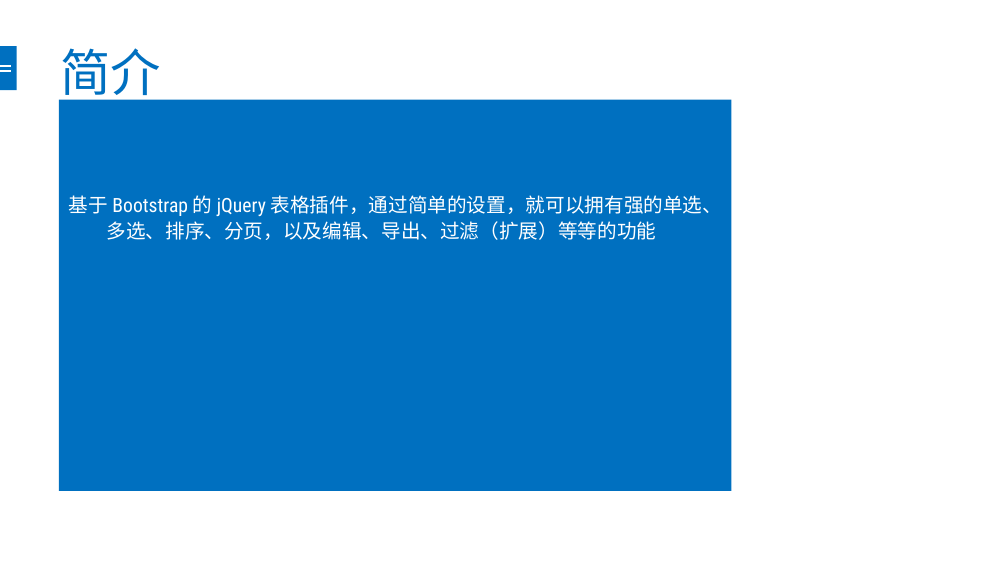
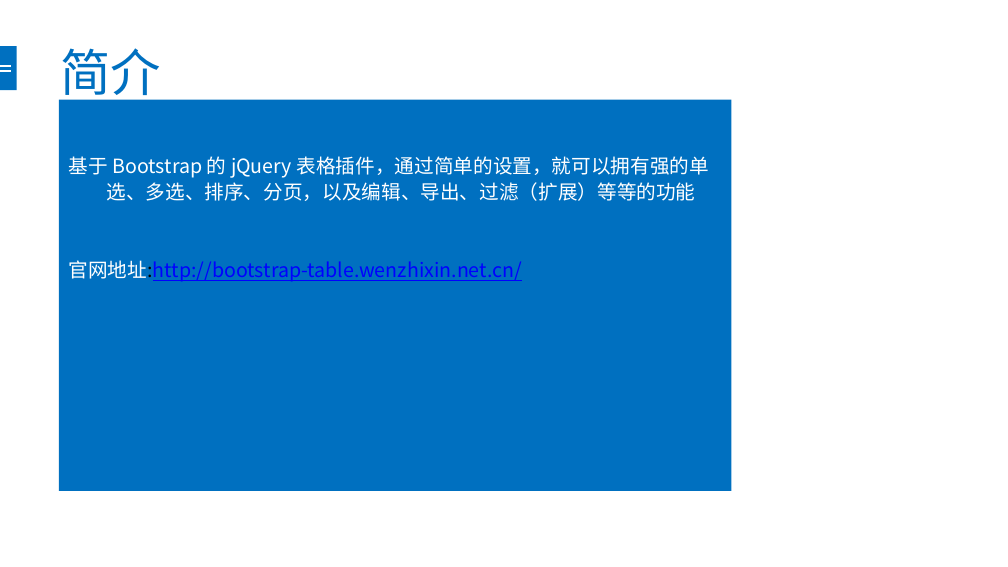
Before and after one commit to chendingguo/workspace, a slide deck: slide 3 of springboot-mybatis-master/bootstrap-table.pptx (slide 2 before the commit). Drawn at 1008x567 pixels with LibreOffice and Linux fonts; fonts in the diff are those of the drawing. Boxes give left, top, right and bottom in pixels: in the first picture for what was removed or moved away, otherwise in the second. Text is boxed around its words. In the diff, an @@ line names an element or a change of style, - is before the commit and + after.

```diff
--- a/springboot-mybatis-master/bootstrap-table.pptx
+++ b/springboot-mybatis-master/bootstrap-table.pptx
@@ text at [69, 156, 709, 201]: font Roboto Condensed to Noto Sans CJK SC in "基于 Bootstrap 的 jQuery 表格插件，通过简单的设置，就可以拥有强的单选、多选、排序、分页，以及编辑、导 ..." @@
@@ text at [69, 260, 522, 282]: paragraph added @@
+官网地址:http://bootstrap-table.wenzhixin.net.cn/
```
Also in this commit, not shown: 5 other slides changed, 4 slides added, 3 slides removed, 29 other files.
